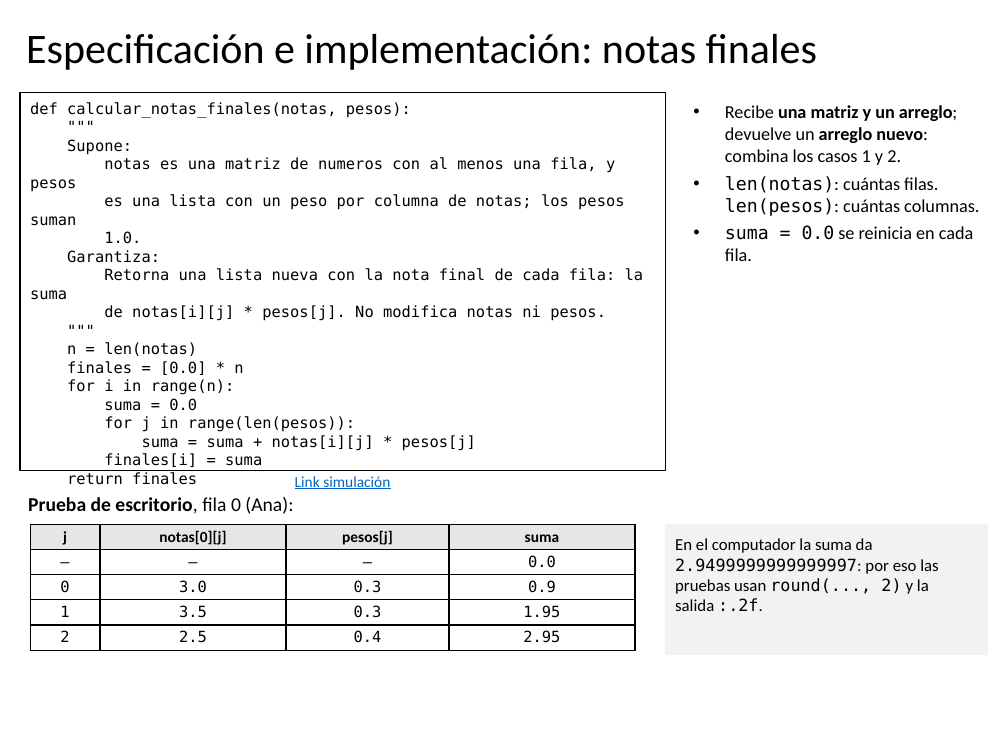
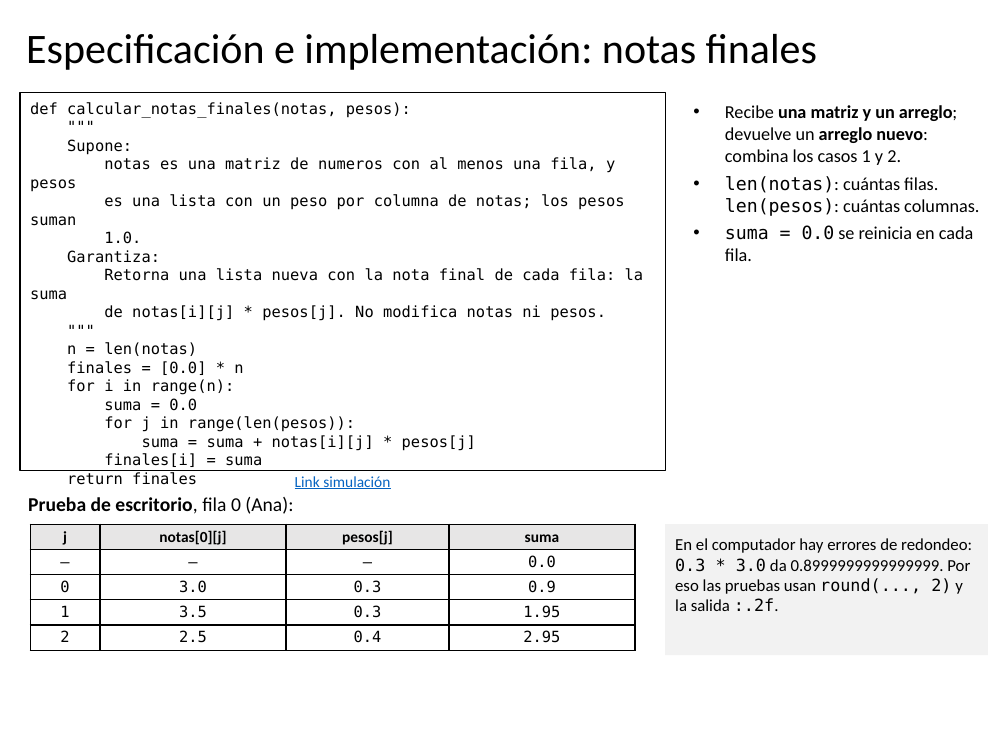
Before and after one commit to algoritmos-UdeA/logica1-20262, a slide deck: slide 45 of clases/14/teoria/clase-14.pptx. Drawn at 1008x756 pixels with LibreOffice and Linux fonts; fonts in the diff are those of the drawing. Boxes give left, top, right and bottom in pixels: in the first picture for what was removed or moved away, otherwise in the second. Text is boxed around its words. In the diff, an @@ line names an element or a change of style, - is before the commit and + after.

```diff
--- a/clases/14/teoria/clase-14.pptx
+++ b/clases/14/teoria/clase-14.pptx
@@ text in rectangle at [675,538,972,611]: text changed @@
-En el computador la suma da 2.9499999999999997: por eso las pruebas usan round(..., 2) y la salida :.2f.
+En el computador hay errores de redondeo: 0.3 * 3.0 da 0.8999999999999999. Por eso las pruebas usan round(..., 2) y la salida :.2f.
```
Also in this commit, not shown: 13 other files.
